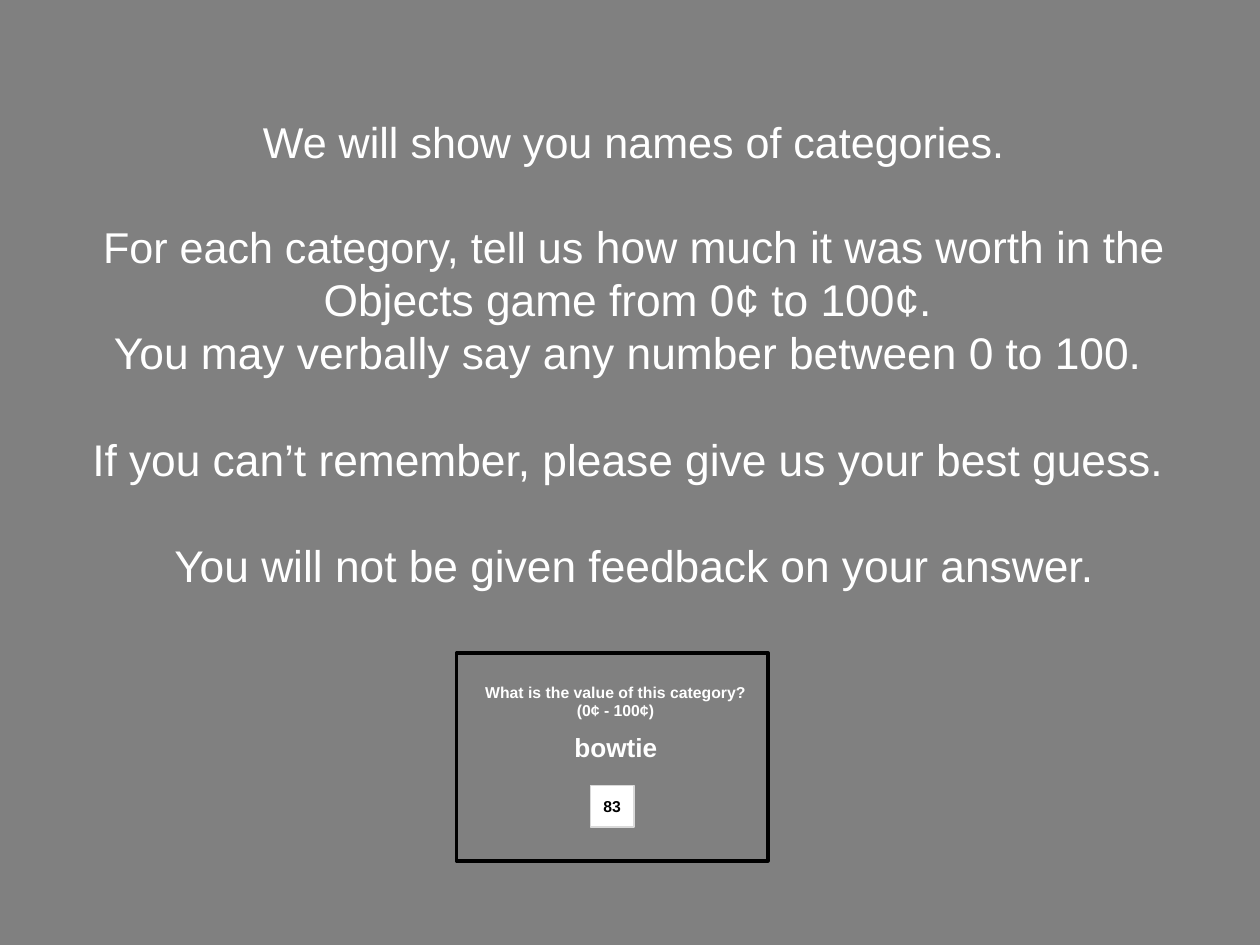
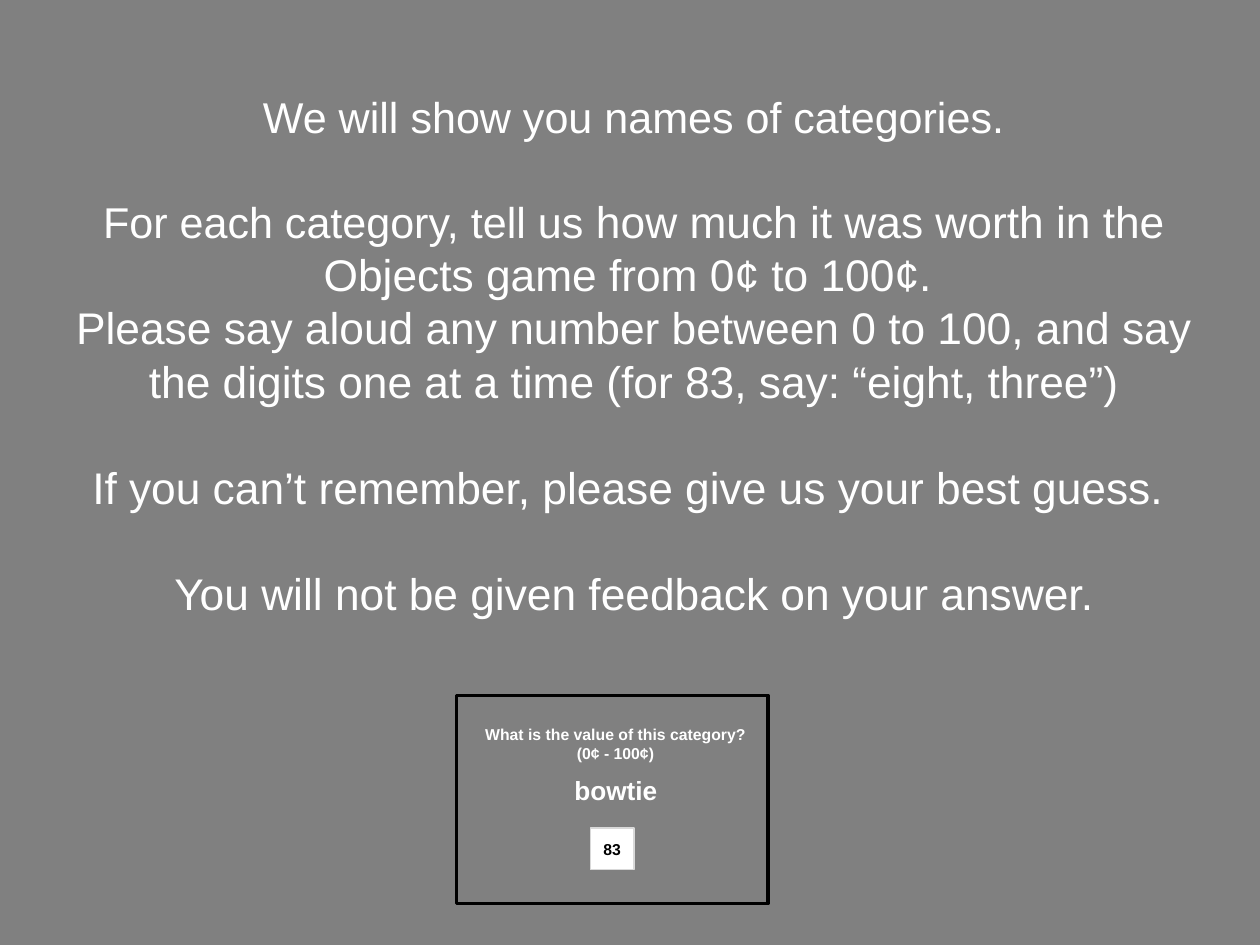
Before and after one commit to NatalieBiderman/Categories_fMRI_MTurk, a slide deck: slide 11 of static/Tools/fMRIDirections.pptx. Drawn at 1260x945 pixels with LibreOffice and Linux fonts; fonts in the diff are those of the drawing. Boxes give left, top, right and bottom in pixels: in the first picture for what was removed or moved away, otherwise in the second. Text is boxed around its words. In the diff, an @@ line names an element or a change of style, - is before the commit and + after.

```diff
--- a/static/Tools/fMRIDirections.pptx
+++ b/static/Tools/fMRIDirections.pptx
@@ subtitle "We will show you names ...": place and size @@
-subtitle "We will show you names ..." at bbox=[92, 127, 1165, 590]
+subtitle "We will show you names ..." at bbox=[76, 102, 1191, 619]
@@ subtitle at bbox=[76, 312, 1191, 406]: text changed @@
-You may verbally say any number between 0 to 100.
+Please say aloud any number between 0 to 100, and say the digits one at a time (for 83, say: “eight, three”)
@@ rectangle: place and size @@
-rectangle at bbox=[456, 653, 767, 861]
+rectangle at bbox=[456, 696, 767, 904]
@@ text "What is the value of ...": place and size @@
-text "What is the value of ..." at bbox=[485, 686, 745, 719]
+text "What is the value of ..." at bbox=[485, 728, 745, 762]
@@ text "bowtie": place and size @@
-text "bowtie" at bbox=[574, 738, 657, 757]
+text "bowtie" at bbox=[574, 781, 657, 800]
@@ rectangle "83": place and size @@
-rectangle "83" at bbox=[591, 786, 634, 828]
+rectangle "83" at bbox=[591, 828, 634, 870]
```
Also in this commit, not shown: 7 other slides changed, 59 other files.
